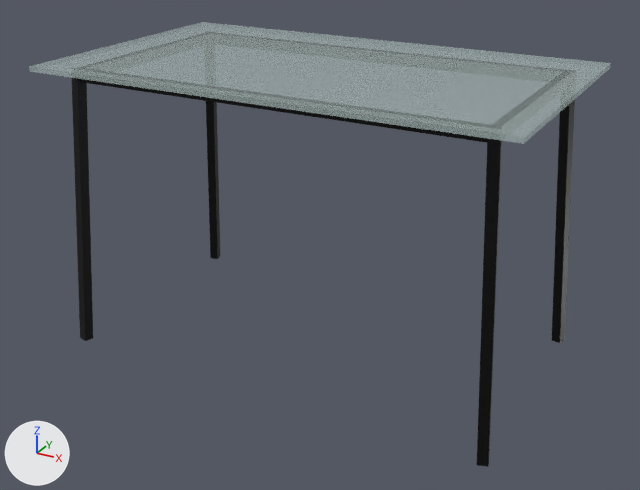
The glTF model catalogo/mesas/mesa-comedor-cristal.glb: old version first, new version second.
Both versions are drawn from a 50 mm camera at (1.015, -1.856, 1.207) aimed at (0.012, -0.033, 0.296). Every picture has the same lights, and +X, +Y and +Z are marked at lower left. The picture after the commit comes second. Vertices at exactly the same position are counted once.

Objects in the first picture: 'mesa-comedor-cristal'.
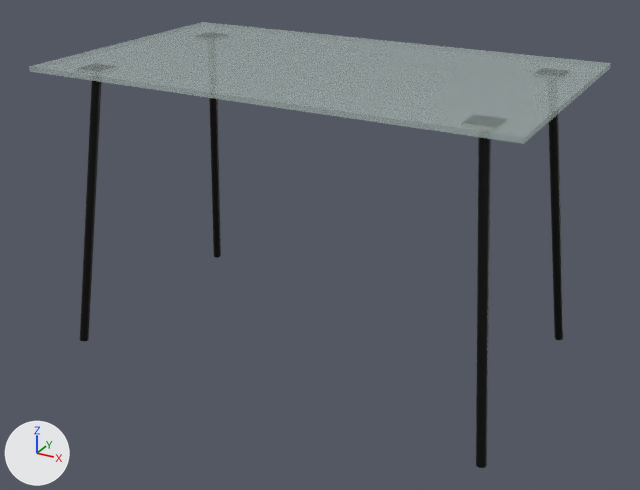
Boxes (x1, y1, x2, y2) around the edits, measured in the pictures (640 x 490 px):
'mesa-comedor-cristal', reshaped
    before: (29, 22, 611, 467)
    after: (29, 22, 611, 468)
part 1 of me_mesa_comedor_cristal, rebuilt
    before: (206, 101, 220, 259)
    after: (209, 98, 221, 258)
part 2 of me_mesa_comedor_cristal, rebuilt
    before: (72, 78, 93, 341)
    after: (80, 81, 102, 341)
part 3 of me_mesa_comedor_cristal, rebuilt (38% narrower, 7% shorter)
    before: (552, 100, 575, 343)
    after: (549, 114, 563, 340)
part 4 of me_mesa_comedor_cristal, rebuilt (38% narrower)
    before: (477, 139, 502, 467)
    after: (476, 137, 491, 468)
part 5 of me_mesa_comedor_cristal, deleted (mostly hidden)
    before: (80, 79, 487, 143)

The change, as a list of edits to the scene's bpy script:
```text
Change me_mesa_comedor_cristal:
    used by ob_mesa_comedor_cristal; location = (0.0, 0.0, 0.0)
    remove me_mesa_comedor_cristal.from_pydata(...)  # 64 vertices, 108 faces; spans x -0.6..0.6, y -0.35..0.35, z 0.0..0.75
    add me_mesa_comedor_cristal.from_pydata(...)  # 144 vertices, 252 faces; spans x -0.6..0.6, y -0.35..0.35, z 0.0..0.75
    me_mesa_comedor_cristal part 1: the loose piece of 8 vertices spanning x -0.58..-0.505, y 0.255..0.32, z 0.0..0.739 is rebuilt with 26 vertices and now spans x -0.577..-0.478, y 0.228..0.327, z 0.0..0.732
    me_mesa_comedor_cristal part 2: the loose piece of 8 vertices spanning x -0.58..-0.505, y -0.32..-0.255, z 0.0..0.739 is rebuilt with 26 vertices and now spans x -0.577..-0.478, y -0.327..-0.228, z 0.0..0.732
    me_mesa_comedor_cristal part 3: the loose piece of 8 vertices spanning x 0.505..0.58, y 0.255..0.32, z 0.0..0.739 is rebuilt with 26 vertices and now spans x 0.478..0.577, y 0.228..0.327, z 0.0..0.732
    me_mesa_comedor_cristal part 4: the loose piece of 8 vertices spanning x 0.505..0.58, y -0.32..-0.255, z 0.0..0.739 is rebuilt with 26 vertices and now spans x 0.478..0.577, y -0.327..-0.228, z 0.0..0.732
    me_mesa_comedor_cristal part 5
    24 vertices are removed from x -0.53..0.53, y -0.28..0.28, z 0.708..0.738
    48 faces are deleted
    other edits to the shape of me_mesa_comedor_cristal do not show in these pictures
```
